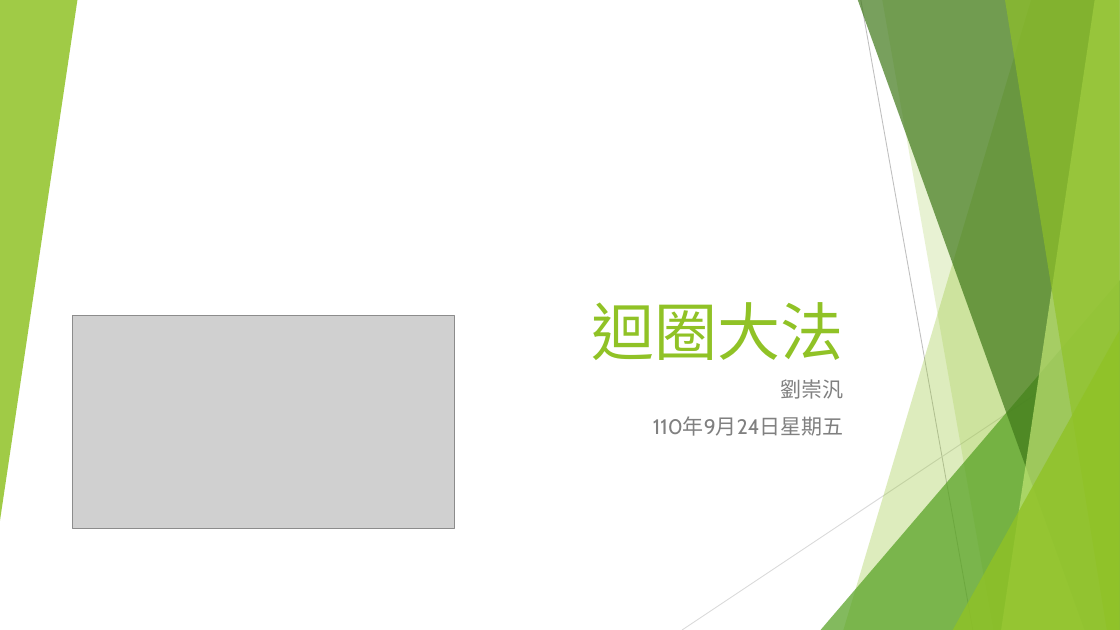
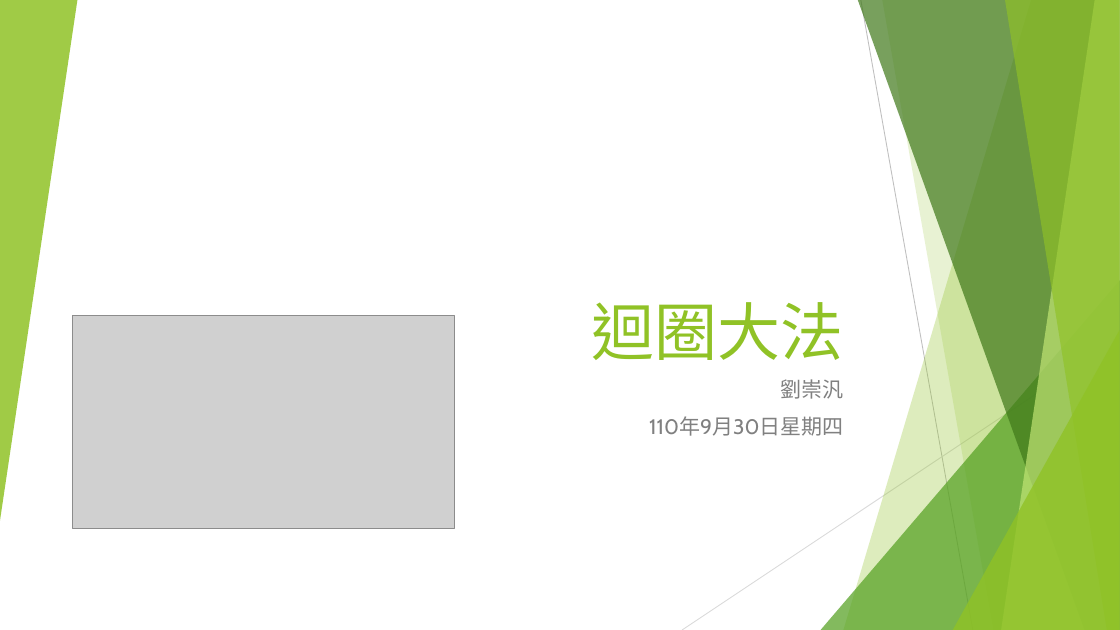
Before and after one commit to liulawsi/My_PPTs, a slide deck: slide 1 of LCC/Java/05_迴圈大法.pptx. Drawn at 1120x630 pixels with LibreOffice and Linux fonts; fonts in the diff are those of the drawing; grey boxes stand for pictures. Boxes give left, top, right and bottom in pixels: in the first picture for what was removed or moved away, otherwise in the second. Text is boxed around its words. In the diff, an @@ line names an element or a change of style, - is before the commit and + after.

```diff
--- a/LCC/Java/05_迴圈大法.pptx
+++ b/LCC/Java/05_迴圈大法.pptx
@@ subtitle at [649,416,843,436]: text changed @@
-110年9月24日星期五
+110年9月30日星期四
```
Also in this commit, not shown: 2 other slides changed, 4 other files.
